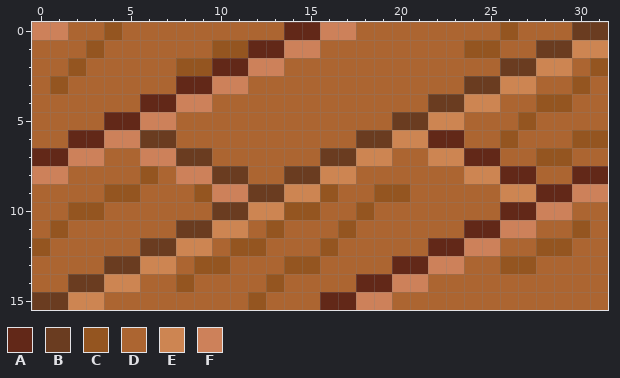
Two states of a pixel-art sprite, project/raw_assets/img/game/ambient/Wood_Floor_5.png. Above, as it was before the edit.
The file is 32x16 pixels.
Palette (. is transparent): A #622818  B #6a3c20  C #945520  D #ac6531  E #cd8552  F #cd815a
Pixels before, first column x 0:
 0 FFDDCDDDDDDDDDAAFFDDDDDDDDCDDDBB
 1 DDDCDDDDDDCCAAFFDDDDDDDDCCDDBBEE
 2 DDCDDDDDCCAAFFDDDDDDDDDDDDBBEEDC
 3 DCDDDDDDAAFFDDDDDDDDDDDDBBEEDDCD
 4 DDDDDDAAFFDDDDDDDDDDDDBBEEDDCCDD
 5 DDDDAAFFDDDDDDDDDDDDBBEEDDDCDDDD
 6 DDAAFFBBDDDDDDDDDDBBEEAADDCDDDCC
 7 AAFFDDFFBBDDDDDDBBEEDDEEAADDCCDD
 8 FFDDDDCDFFBBDDBBEEDDDDDDEEAADDAA
 9 DDDDCCDDDCFFBBEECDDCCDDDDDEEAAFF
10 DDCCDDDDDDBBEECCDDCDDDDDDDAAFFDD
11 DCDDDDDDBBEEDCDDDCDDDDDDAAFFDDCD
12 CDDDDDBBEEDCCDDDCDDDDDAAFFDDCCDD
13 DDDDBBEEDCCDDDCCDDDDAAFFDDCCDDDD
14 DDBBEEDDCDDDDCDDDDAAFFDDDDDDDDDD
15 BBEEDDDDDDDDCDDDAAFFDDDDDDDDDDDD
The result:
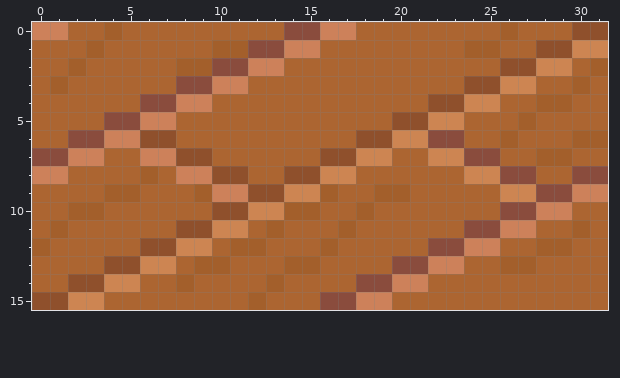
The commit says: Updated floor tiles & Room
The edit:
colour A: #622818 -> #8a4c3d
colour B: #6a3c20 -> #8f502c
colour C: #945520 -> #a35f2b
